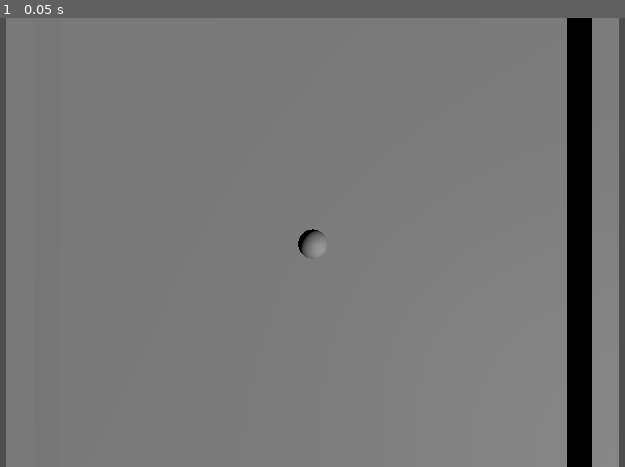
Above: before the commit, frame 1.
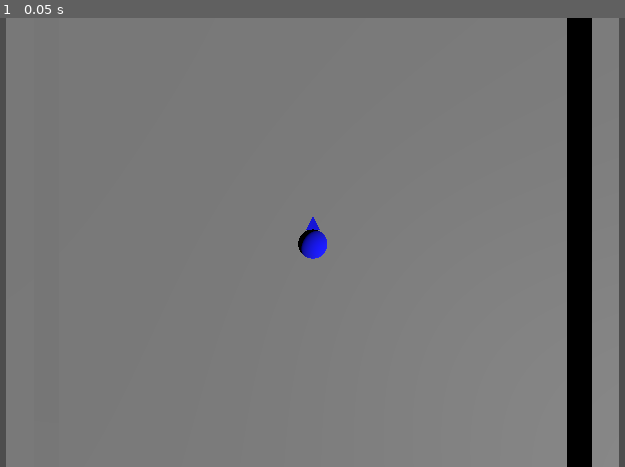
Above: after the commit, the same moment.

Repository: ciromdrs/BaseShooter
Game: Godot game, scene res://scenes/minigames/minigame_0.tscn
Two runs of this game, one before a commit and one after it. Both use one fixed random seed, a clock stepped at 60 frames per second and the inputs below.
Inputs:
- Up to frame 1 (0.05 s): no input

The runs differ from the first frame. In frame 1, 0.2% of the frame differs, in the area x 48-53%, y 44-54%.

Commit message:
Make Character colorizable

Diff:
--- a/scenes/Character.gd
+++ b/scenes/Character.gd
@@ -1,6 +1,16 @@
-extends Node3D
+@tool
 
-@export var color: Color
+extends CharacterBody3D
+
+@export var color: Color:
+	set(new):
+		color = new
+		var material = StandardMaterial3D.new()
+		material.albedo_color = self.color
+		$Mesh/Body.set_surface_override_material(0, material)
+		$Mesh/Arrow.set_surface_override_material(0, material)
+
+var move_intention = Vector3()
 
 # Called when the node enters the scene tree for the first time.
 func _ready():
--- a/scenes/Character.tscn
+++ b/scenes/Character.tscn
@@ -17,10 +17,10 @@
 
 [node name="Mesh" type="Node3D" parent="."]
 
-[node name="MeshInstance3D" type="MeshInstance3D" parent="Mesh"]
+[node name="Body" type="MeshInstance3D" parent="Mesh"]
 mesh = SubResource("CapsuleMesh_4cwon")
 skeleton = NodePath("../..")
 
-[node name="MeshInstance3D2" type="MeshInstance3D" parent="Mesh"]
+[node name="Arrow" type="MeshInstance3D" parent="Mesh"]
 transform = Transform3D(0.5, 0, 0, 0, -2.18557e-08, -0.05, 0, 0.5, -2.18557e-09, 0, -0.5, 0.787)
 mesh = SubResource("PrismMesh_khu0v")
--- a/scenes/minigames/minigame_0.tscn
+++ b/scenes/minigames/minigame_0.tscn
@@ -15,7 +15,7 @@
 
 [node name="Character" parent="." instance=ExtResource("2_1q2ff")]
 transform = Transform3D(-1, 0, 8.74228e-08, 0, 1, 0, -8.74228e-08, 0, -1, 0, 2, 0)
-color = Color(0.399854, 0.467101, 1, 1)
+color = Color(0, 0, 1, 1)
 
 [node name="GridMap" type="GridMap" parent="."]
 mesh_library = ExtResource("3_1ghog")
